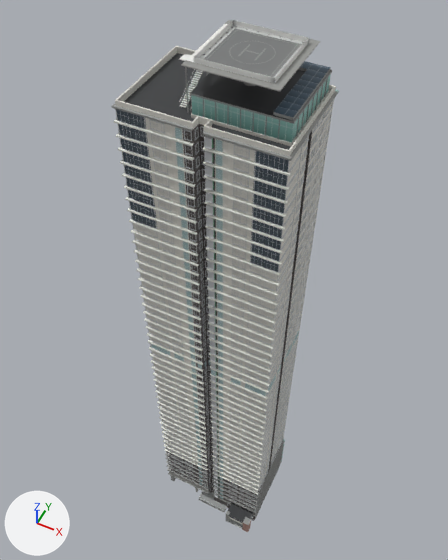
The FBX model cs2-kit/projects/exllu-103/output/import_test_no_glass/HighriseTower103_L1_5x4/HighriseTower103_L1_5x4.fbx as it was, and as the next commit left it.
Before and after are seen from a 50 mm camera at (42.1, -83.5, 208.9) aimed at (-4.8, 10.4, 91.5). The axes (+X, +Y, +Z) are drawn at lower left. The lights are the same throughout. The picture after the commit comes second. Where no turn or scale is listed for an object, it has been applied to the vertices. Vertices at exactly the same position are counted once.

Names of what the first picture shows: 'HighriseTower103_L1_5x4'.
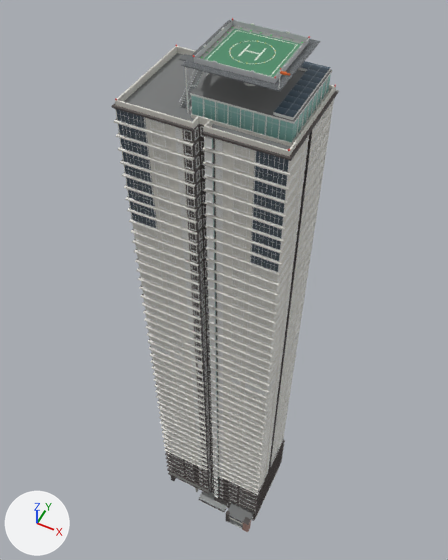
What changed in the scene script:
```text
Change me_highrisetower103_l1_5x4:
    used by ob_highrisetower103_l1_5x4; location = (0.0, 0.0, 0.0)
    remove me_highrisetower103_l1_5x4.from_pydata(...)  # 75800 vertices, 38894 faces; spans x -17.0..17.0, y -13.0..13.0, z 0.0..160.0
    add me_highrisetower103_l1_5x4.from_pydata(...)  # 76144 vertices, 39101 faces; spans x -17.0..17.0, y -13.0..13.0, z 0.0..162.0
    me_highrisetower103_l1_5x4 part 1: 90 vertices moved within x -2.0..11.0, y -5.0..9.0, z 155.0..159.0; 78 vertices removed from x -2.0..11.0, y -5.0..9.0, z 159.0; 182 vertices added at x -16.0..16.0, y -6.0..12.0, z 151.0..162.0
    me_highrisetower103_l1_5x4 part 2: 32234 kept faces spanning x -17.0..17.0, y -13.0..13.0, z 0.0..160.0 get new texture (UV) coordinates
    other edits to the shape of me_highrisetower103_l1_5x4 do not show in these pictures
```

Pixel boxes [x1, y1, x2, y2] of what changed, in the pictures (448 x 560 px; the box of a moved part takes in the faces that stretch with it):
part 1 of me_highrisetower103_l1_5x4, moved or reshaped
    before: [193, 25, 314, 87]
    after: [175, 18, 336, 88]
part 2 of me_highrisetower103_l1_5x4, surface changed
    both: [112, 20, 339, 525]
